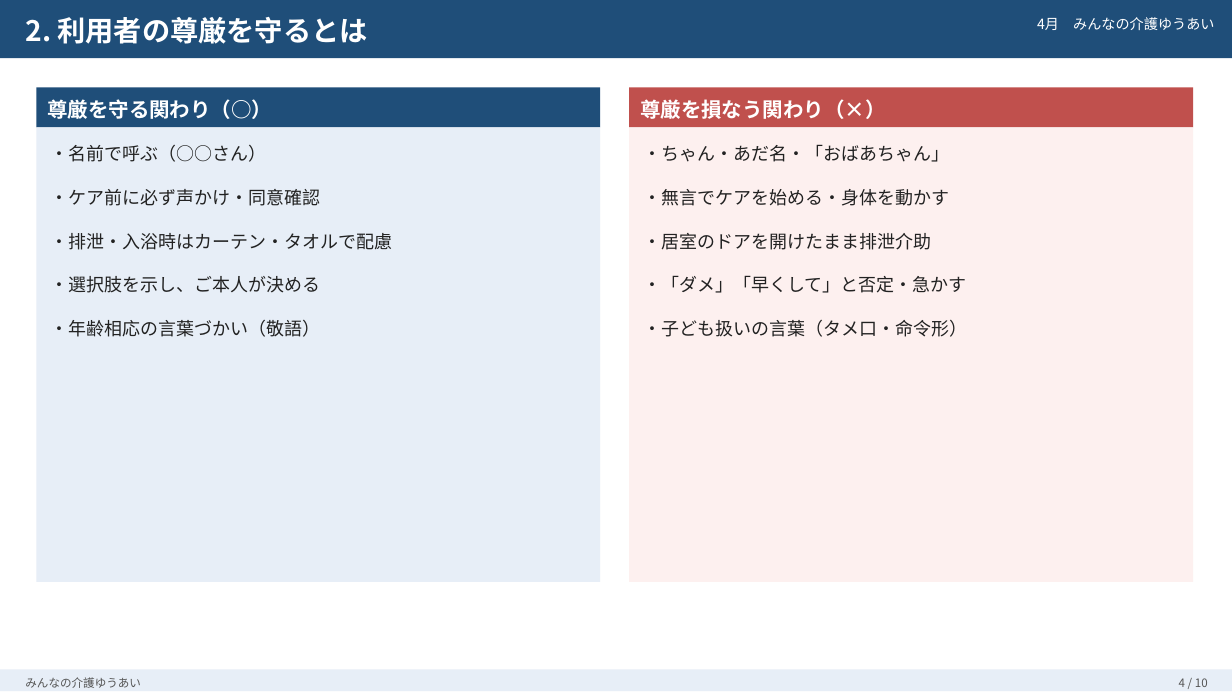
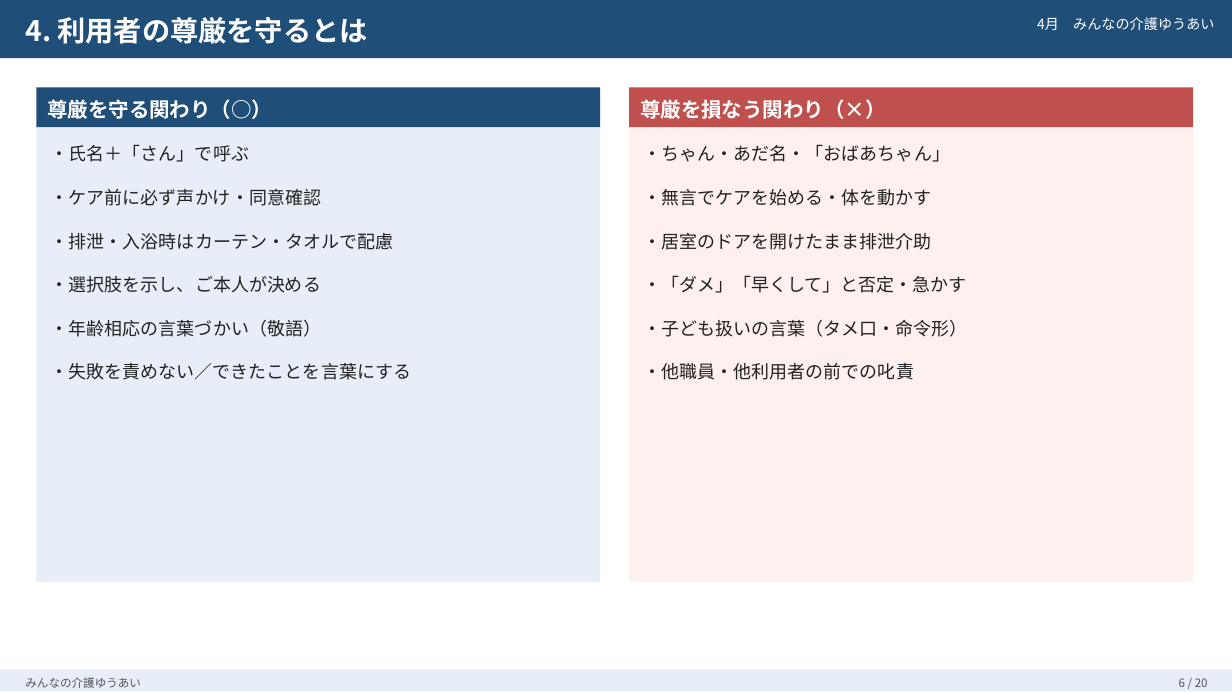
Before and after one commit to migarashi631985-hue/migration-plan, a slide deck: slide 6 of slides/04_倫理・法令遵守.pptx (slide 4 before the commit). Drawn at 1232x693 pixels with LibreOffice and Linux fonts; fonts in the diff are those of the drawing. Boxes give left, top, right and bottom in pixels: in the first picture for what was removed or moved away, otherwise in the second. Text is boxed around its words. In the diff, an @@ line names an element or a change of style, - is before the commit and + after.

```diff
--- a/slides/04_倫理・法令遵守.pptx
+++ b/slides/04_倫理・法令遵守.pptx
@@ text at (x1=25, y1=17, x2=368, y2=44): text changed @@
-2. 利用者の尊厳を守るとは
+4. 利用者の尊厳を守るとは
@@ text at (x1=51, y1=144, x2=249, y2=162): text changed @@
-・名前で呼ぶ（○○さん）
+・氏名＋「さん」で呼ぶ
@@ text at (x1=644, y1=189, x2=932, y2=206): text changed @@
-・無言でケアを始める・身体を動かす
+・無言でケアを始める・体を動かす
@@ text added at (x1=51, y1=363, x2=411, y2=380), 14 pt, text #222222 @@
+・失敗を責めない／できたことを言葉にする
@@ text added at (x1=644, y1=363, x2=914, y2=380), 14 pt, text #222222 @@
+・他職員・他利用者の前での叱責
@@ text at (x1=1179, y1=678, x2=1208, y2=687): text changed @@
-4 / 10
+6 / 20
```
Also in this commit, not shown: 8 other slides changed, 10 slides added, 2 other files.
